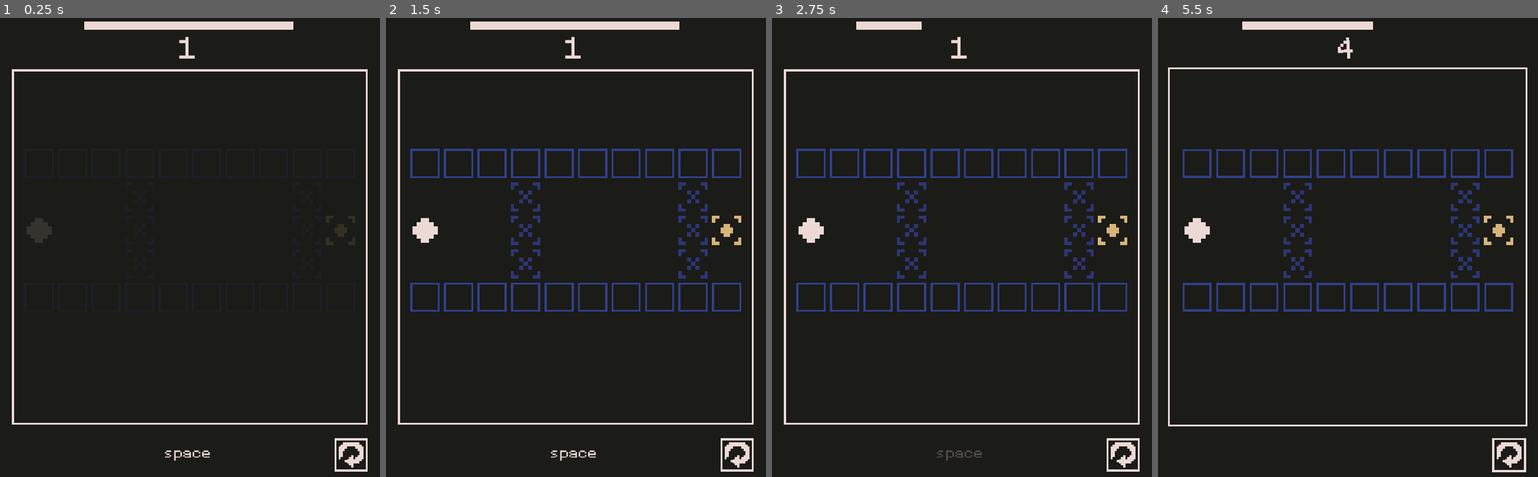
Above: before the commit, frames 1-4 (left to right).
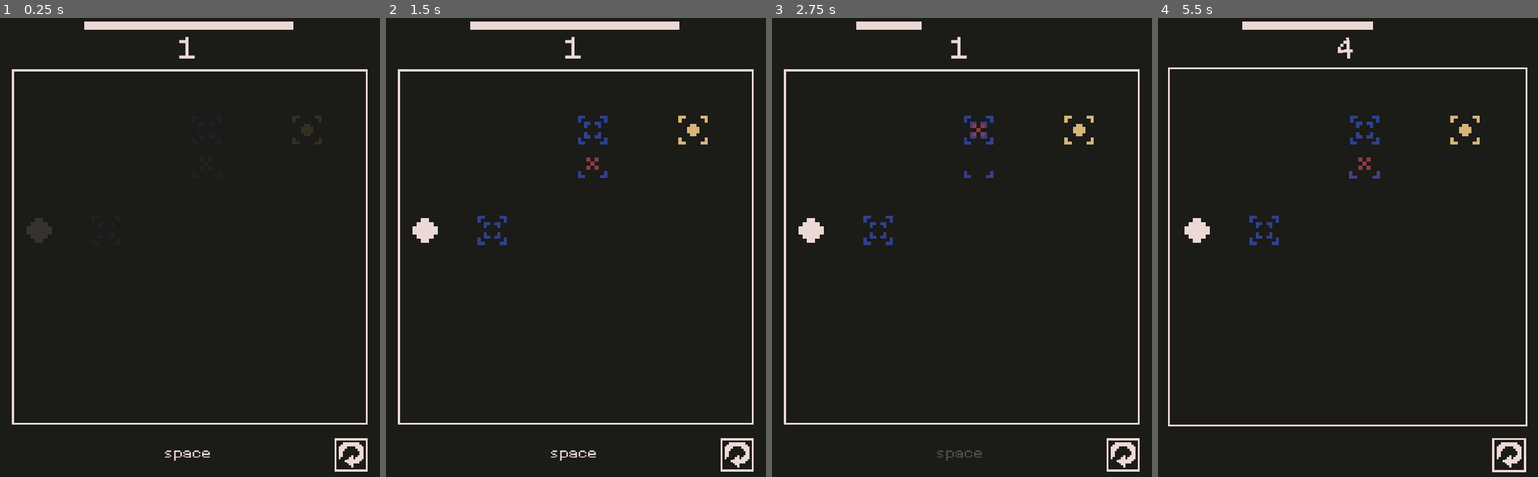
Above: after the commit, the same moments.

Repository: nolenroyalty/Click-Click-Trick
Game: Godot game, scene res://Main.tscn
The game is run twice, just before and just after one commit, with the same random seed, the same clock (stepped at 60 frames per second) and the same inputs.
Inputs (mouse positions are in pixels of both pictures, inside the frame that each line leads up to):
- Up to frame 1 (0.25 s): no input
- Up to frame 2 (1.5 s): hold D (player_right) 0.53-1.25 s; tap Space (game_start) at 0.6 s; click (735, 454) at 1.25 s
- Up to frame 3 (2.75 s): tap Enter at 2 s; hold S (player_down) from 2.03 s (still down); tap Space (game_start) at 2.1 s
- Up to frame 4 (5.5 s): release S (player_down) at 2.78 s; hold D (player_right) 2.78-3.53 s; tap Space (game_start) at 2.85, 3.6, 4.35, 5, 5.1 s; hold W (player_up) 3.53-4.28 s; hold A (player_left) from 4.28 s (still down)

The runs differ from the first frame. In frame 2, 4.0% of the frame differs, in the area x 6-94%, y 21-64%; in frame 3, 3.9%; in frame 4, 4.1%.

Commit message:
introduce half beat

Diff:
--- a/Main.gd
+++ b/Main.gd
@@ -36,8 +36,8 @@
 ]
 
 # var TEST_LEVEL = null
-# var TEST_LEVEL = preload("res://levels/ArrowPortHard.tscn")
-var TEST_LEVEL = preload("res://levels/LevelIntroduceHalfBeat.tscn")
+var TEST_LEVEL = preload("res://levels/HalfBeatOnPort.tscn")
+#var TEST_LEVEL = preload("res://levels/LevelIntroduceHalfBeat.tscn")
 
 func gently_fade(number_of_beats):
 	var time_to_take = U.beat_time * number_of_beats
--- /dev/null
+++ b/levels/HalfBeatOnPort.tscn
@@ -0,0 +1,19 @@
+[gd_scene load_steps=4 format=2]
+
+[ext_resource path="res://battlefield/Battlefield.tscn" type="PackedScene" id=1]
+[ext_resource path="res://traps/Teleporter.tscn" type="PackedScene" id=2]
+[ext_resource path="res://traps/MovingZone2.tscn" type="PackedScene" id=3]
+
+[node name="Battlefield" instance=ExtResource( 1 )]
+
+[node name="Goal" parent="." index="3"]
+position = Vector2( 256, 32 )
+
+[node name="Teleporter" parent="." index="4" instance=ExtResource( 2 )]
+position = Vector2( 160, 32 )
+
+[node name="Teleporter2" parent="." index="5" instance=ExtResource( 2 )]
+position = Vector2( 64, 128 )
+
+[node name="MovingZone2" parent="." index="6" instance=ExtResource( 3 )]
+position = Vector2( 160, 32 )
--- a/levels/LevelIntroduceHalfBeat.tscn
+++ b/levels/LevelIntroduceHalfBeat.tscn
@@ -1,88 +1,65 @@
-[gd_scene load_steps=4 format=2]
+[gd_scene load_steps=5 format=2]
 
 [ext_resource path="res://battlefield/Battlefield.tscn" type="PackedScene" id=1]
 [ext_resource path="res://traps/HalfBeat.tscn" type="PackedScene" id=2]
 [ext_resource path="res://traps/Fixed.tscn" type="PackedScene" id=3]
+[ext_resource path="res://enemies/SimpleEnemy.tscn" type="PackedScene" id=4]
 
 [node name="Battlefield" instance=ExtResource( 1 )]
+
+[node name="Player" parent="." index="0"]
+position = Vector2( 288, 64 )
 
 [node name="Goal" parent="." index="3"]
 position = Vector2( 288, 128 )
 
 [node name="HalfBeat" parent="." index="4" instance=ExtResource( 2 )]
-position = Vector2( 256, 128 )
+position = Vector2( 224, 128 )
 
-[node name="HalfBeat2" parent="." index="5" instance=ExtResource( 2 )]
+[node name="HalfBeat11" parent="." index="5" instance=ExtResource( 2 )]
+position = Vector2( 192, 128 )
+
+[node name="HalfBeat18" parent="." index="6" instance=ExtResource( 2 )]
+position = Vector2( 192, 64 )
+
+[node name="Fixed4" parent="." index="7" instance=ExtResource( 3 )]
+position = Vector2( 256, 32 )
+
+[node name="Fixed5" parent="." index="8" instance=ExtResource( 3 )]
+position = Vector2( 224, 32 )
+
+[node name="Fixed6" parent="." index="9" instance=ExtResource( 3 )]
+position = Vector2( 192, 32 )
+
+[node name="Fixed7" parent="." index="10" instance=ExtResource( 3 )]
+position = Vector2( 192, 160 )
+
+[node name="Fixed8" parent="." index="11" instance=ExtResource( 3 )]
+position = Vector2( 224, 160 )
+
+[node name="Fixed9" parent="." index="12" instance=ExtResource( 3 )]
 position = Vector2( 256, 160 )
 
-[node name="HalfBeat10" parent="." index="6" instance=ExtResource( 2 )]
+[node name="Fixed10" parent="." index="13" instance=ExtResource( 3 )]
+position = Vector2( 288, 160 )
+
+[node name="Fixed15" parent="." index="14" instance=ExtResource( 3 )]
+position = Vector2( 160, 64 )
+
+[node name="Fixed16" parent="." index="15" instance=ExtResource( 3 )]
+position = Vector2( 160, 96 )
+
+[node name="Fixed17" parent="." index="16" instance=ExtResource( 3 )]
+position = Vector2( 160, 128 )
+
+[node name="Fixed18" parent="." index="17" instance=ExtResource( 3 )]
+position = Vector2( 224, 96 )
+
+[node name="Fixed19" parent="." index="18" instance=ExtResource( 3 )]
 position = Vector2( 256, 96 )
 
-[node name="HalfBeat11" parent="." index="7" instance=ExtResource( 2 )]
-position = Vector2( 96, 128 )
+[node name="Fixed20" parent="." index="19" instance=ExtResource( 3 )]
+position = Vector2( 288, 96 )
 
-[node name="HalfBeat12" parent="." index="8" instance=ExtResource( 2 )]
-position = Vector2( 96, 160 )
-
-[node name="HalfBeat18" parent="." index="9" instance=ExtResource( 2 )]
-position = Vector2( 96, 96 )
-
-[node name="Fixed" parent="." index="10" instance=ExtResource( 3 )]
-position = Vector2( 0, 192 )
-
-[node name="Fixed2" parent="." index="11" instance=ExtResource( 3 )]
-position = Vector2( 32, 192 )
-
-[node name="Fixed3" parent="." index="12" instance=ExtResource( 3 )]
-position = Vector2( 64, 192 )
-
-[node name="Fixed4" parent="." index="13" instance=ExtResource( 3 )]
-position = Vector2( 96, 192 )
-
-[node name="Fixed5" parent="." index="14" instance=ExtResource( 3 )]
-position = Vector2( 128, 192 )
-
-[node name="Fixed6" parent="." index="15" instance=ExtResource( 3 )]
-position = Vector2( 160, 192 )
-
-[node name="Fixed7" parent="." index="16" instance=ExtResource( 3 )]
-position = Vector2( 192, 192 )
-
-[node name="Fixed8" parent="." index="17" instance=ExtResource( 3 )]
-position = Vector2( 224, 192 )
-
-[node name="Fixed9" parent="." index="18" instance=ExtResource( 3 )]
-position = Vector2( 256, 192 )
-
-[node name="Fixed10" parent="." index="19" instance=ExtResource( 3 )]
-position = Vector2( 288, 192 )
-
-[node name="Fixed11" parent="." index="20" instance=ExtResource( 3 )]
-position = Vector2( 0, 64 )
-
-[node name="Fixed12" parent="." index="21" instance=ExtResource( 3 )]
-position = Vector2( 32, 64 )
-
-[node name="Fixed13" parent="." index="22" instance=ExtResource( 3 )]
-position = Vector2( 64, 64 )
-
-[node name="Fixed14" parent="." index="23" instance=ExtResource( 3 )]
-position = Vector2( 96, 64 )
-
-[node name="Fixed15" parent="." index="24" instance=ExtResource( 3 )]
-position = Vector2( 128, 64 )
-
-[node name="Fixed16" parent="." index="25" instance=ExtResource( 3 )]
-position = Vector2( 160, 64 )
-
-[node name="Fixed17" parent="." index="26" instance=ExtResource( 3 )]
-position = Vector2( 192, 64 )
-
-[node name="Fixed18" parent="." index="27" instance=ExtResource( 3 )]
-position = Vector2( 224, 64 )
-
-[node name="Fixed19" parent="." index="28" instance=ExtResource( 3 )]
-position = Vector2( 256, 64 )
-
-[node name="Fixed20" parent="." index="29" instance=ExtResource( 3 )]
-position = Vector2( 288, 64 )
+[node name="BasicEnemy" parent="." index="20" instance=ExtResource( 4 )]
+position = Vector2( 288, 0 )
--- a/traps/HalfBeat.gd
+++ b/traps/HalfBeat.gd
@@ -16,8 +16,14 @@
 	grid_tween.pulse(U.v(0.9, 0.9))
 
 func pulse_center_red():
+	var scale
+	if len(tracking) - len(penalized) > 0:
+		scale = U.v(2, 2)
+	else:
+		scale = U.v(1.25, 1.25)
+
 	grid_tween.pulse(U.v(1.25, 1.25))
-	.pulse(U.v(1.25, 1.25))
+	.pulse(scale)
 	grid_color_tween.pulse(C.RED)
 	center_color_tween.pulse(C.RED)
 
--- a/traps/HalfBeat.tscn
+++ b/traps/HalfBeat.tscn
@@ -8,6 +8,7 @@
 extents = Vector2( 11, 11 )
 
 [node name="HalfBeat" type="Node2D" groups=["trap"]]
+z_index = 1
 script = ExtResource( 2 )
 
 [node name="Grid" type="Sprite" parent="."]
